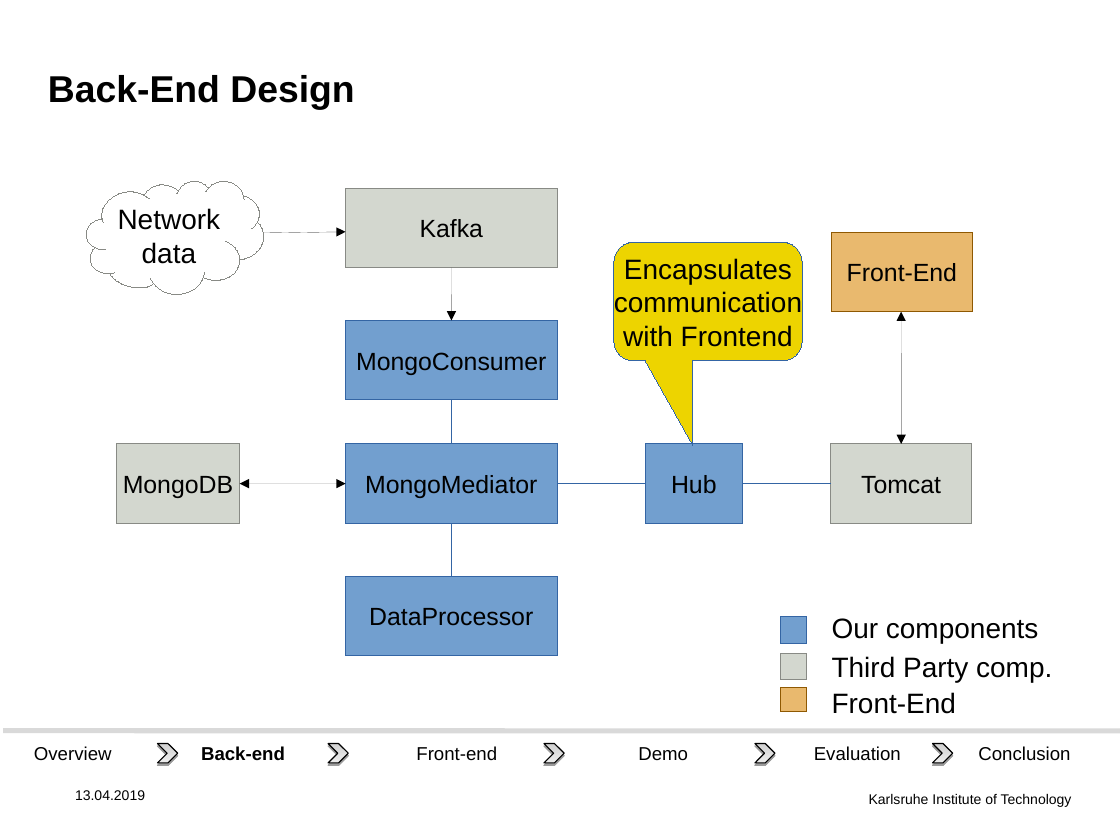
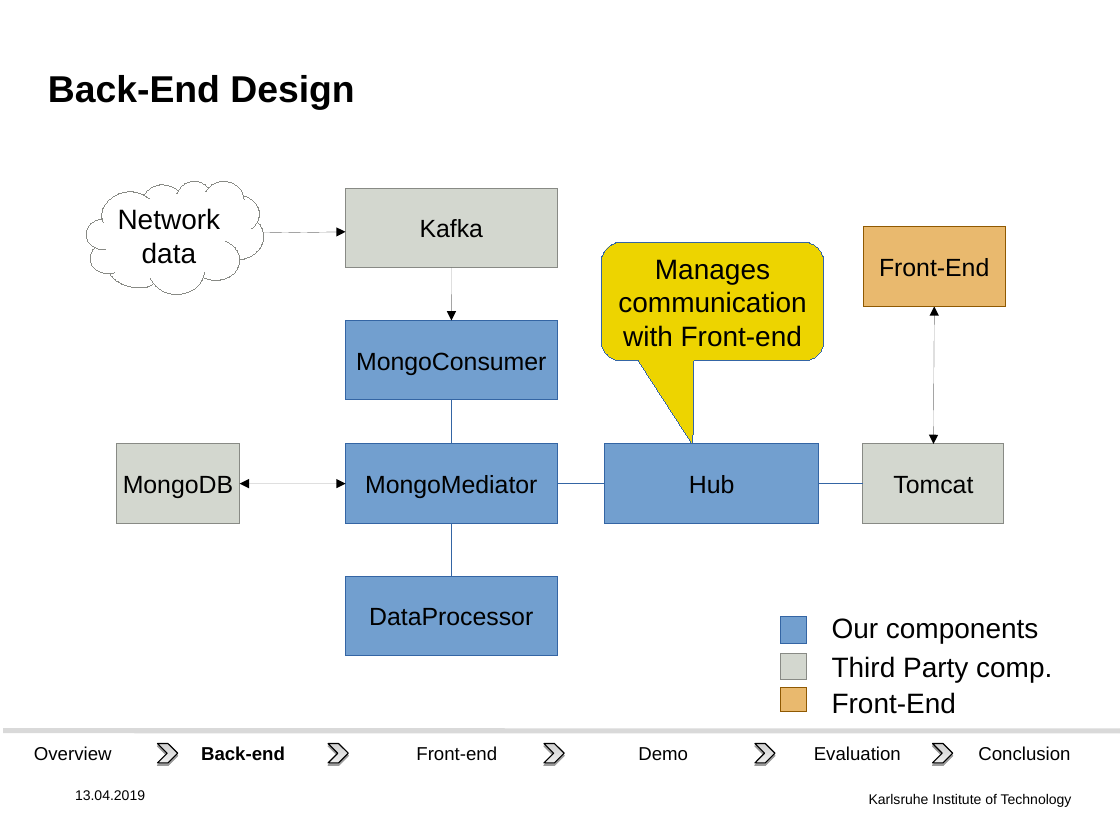
Before and after one commit to DHSTTOS/documents, a slide deck: slide 12 of final_presentation/final-pres3.odp. Drawn at 1120x840 pixels with LibreOffice and Linux fonts; fonts in the diff are those of the drawing; background and template pictures are left out. Boxes give left, top, right and bottom in pixels: in the first picture for what was removed or moved away, otherwise in the second. Text is boxed around its words. In the diff, an @@ line names an element or a change of style, - is before the commit and + after.

```diff
--- a/final_presentation/final-pres3.odp
+++ b/final_presentation/final-pres3.odp
@@ rectangle "Front-End": place and size @@
-rectangle "Front-End" at box(831, 232, 973, 311)
+rectangle "Front-End" at box(864, 227, 1006, 307)
@@ rounded speech box "Manages": place and size @@
-rounded speech box "Manages" at box(614, 242, 802, 361)
+rounded speech box "Manages" at box(601, 242, 824, 361)
@@ rounded speech box "Manages" at box(601, 242, 824, 361): proportions changed @@
@@ text in rounded speech box at box(618, 259, 806, 347): text changed @@
-Encapsulates
-communication
-with Frontend
+Manages
+communication
+with Front-end
@@ double arrow moved from (902, 311) - (902, 444) to (934, 307) - (933, 444) @@
@@ rectangle "Hub": place and size @@
-rectangle "Hub" at box(645, 444, 743, 523)
+rectangle "Hub" at box(605, 444, 819, 523)
@@ rectangle "Tomcat": place and size @@
-rectangle "Tomcat" at box(831, 444, 972, 523)
+rectangle "Tomcat" at box(862, 444, 1004, 523)
@@ elbow line moved from (743, 484) - (831, 484) to (819, 484) - (864, 484) @@
```
Also in this commit, not shown: 7 other slides changed.
